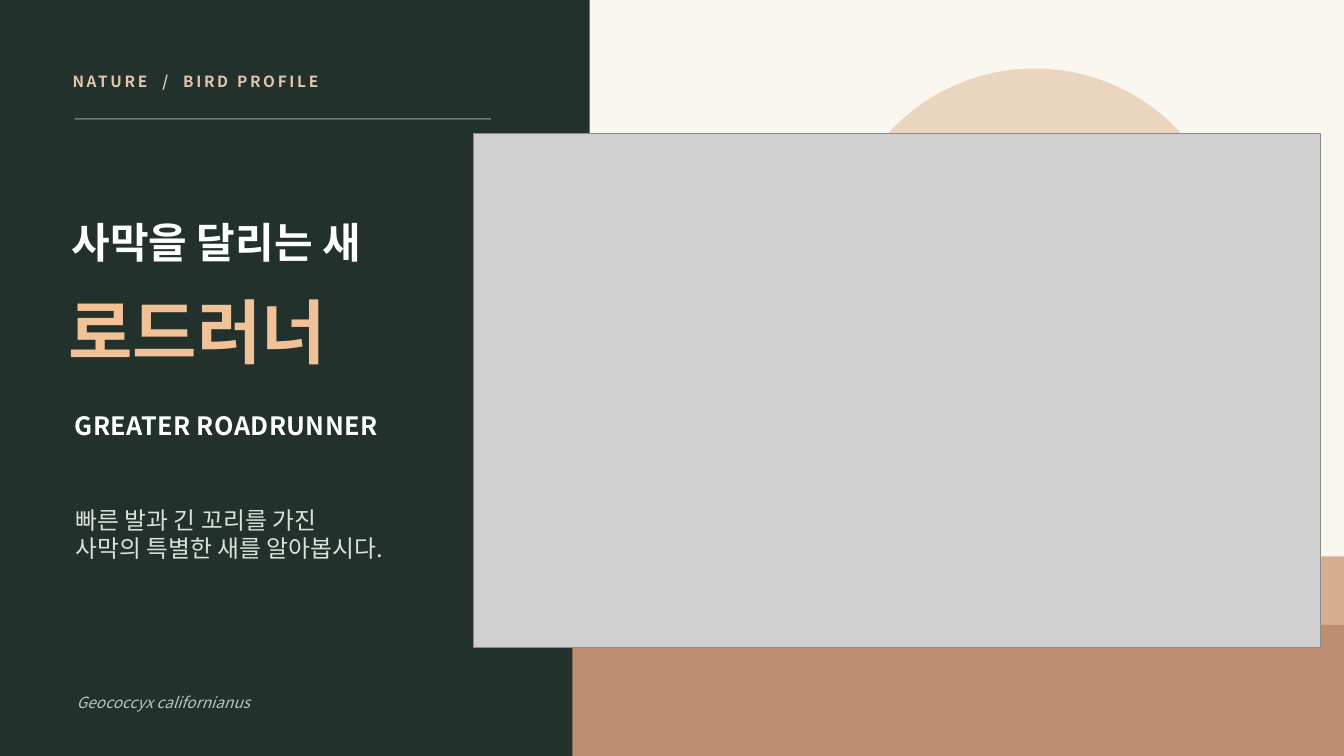
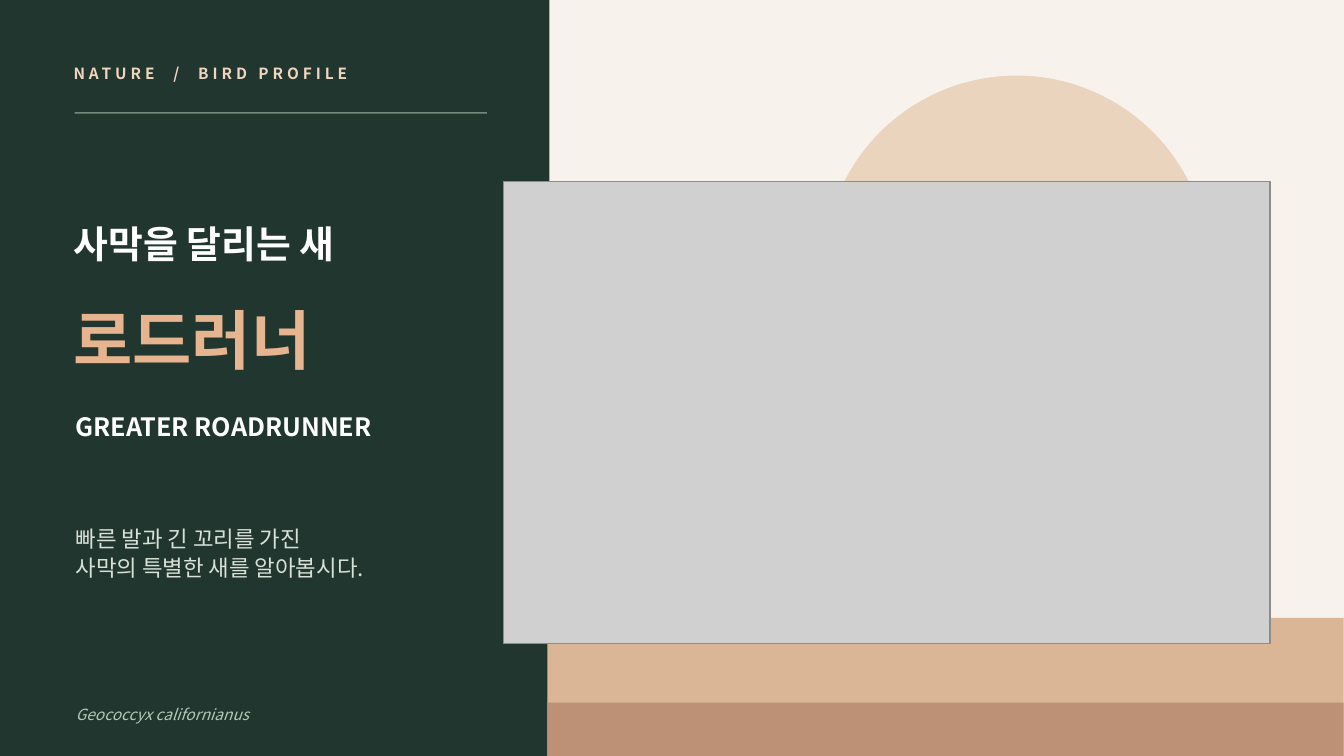
Before and after one commit to najongjine/compbasic, a slide deck: slide 1 of PPT/road_runner.pptx. Drawn at 1344x756 pixels with LibreOffice and Linux fonts; fonts in the diff are those of the drawing; grey boxes stand for pictures. Boxes give left, top, right and bottom in pixels: in the first picture for what was removed or moved away, otherwise in the second. Text is boxed around its words. In the diff, an @@ line names an element or a change of style, - is before the commit and + after.

```diff
--- a/PPT/road_runner.pptx
+++ b/PPT/road_runner.pptx
@@ background #FAF7F0 to #F7F3EC @@
@@ rectangle: place and size @@
-rectangle at <box>0,0,590,756</box>
+rectangle at <box>0,0,549,756</box>
@@ rectangle at <box>0,0,549,756</box>: fill #22312C to #21362E; proportions changed @@
@@ text "NATURE / BIRD PROFILE": place and size @@
-text "NATURE / BIRD PROFILE" at <box>73,66,506,97</box>
+text "NATURE / BIRD PROFILE" at <box>198,67,347,79</box>
@@ text "NATURE / BIRD PROFILE" at <box>198,67,347,79</box>: text colour #E4C6AE to #F0D5BF, letter spacing 1.9 to 2.8 pt; line spacing 1 to 1.1 @@
@@ ellipse: place and size @@
-ellipse at <box>837,69,1233,465</box>
+ellipse at <box>824,76,1210,462</box>
@@ ellipse at <box>824,76,1210,462</box>: fill #EAD6BE to #EAD4BE; proportions changed @@
@@ line moved from (75, 119) - (491, 119) to (75, 113) - (487, 113) @@
@@ line (75, 113) - (487, 113): stroke #6D7C70 1.1 pt to #73897C 1 pt @@
@@ text "사막을 달리는 새" at <box>74,226,334,262</box>: size 30 to 27 pt; line spacing 1 to 1.1 @@
@@ picture: place and size @@
-picture at <box>474,133,1321,647</box>
+picture at <box>504,181,1270,643</box>
@@ text "로드러너" at <box>74,310,311,370</box>: size 50 to 46 pt, text colour #F1C197 to #E6B48E; line spacing 1 to 1.1 @@
@@ text "GREATER ROADRUNNER" at <box>76,417,372,437</box>: letter spacing 0.3 to 0 pt; line spacing 1 to 1.1 @@
@@ text "빠른 발과 긴 꼬리를 가진": place and size @@
-text "빠른 발과 긴 꼬리를 가진" at <box>76,509,384,559</box>
+text "빠른 발과 긴 꼬리를 가진" at <box>76,528,364,578</box>
@@ text "빠른 발과 긴 꼬리를 가진" at <box>76,528,364,578</box>: size 17 to 16 pt, text colour #DBE1D8 to #D8E0D8; line spacing 1 to 1.1 @@
@@ rectangle: place and size @@
-rectangle at <box>574,557,1344,756</box>
+rectangle at <box>547,618,1344,756</box>
@@ rectangle at <box>547,618,1344,756</box>: fill #D5AF8F to #DAB696; proportions changed @@
@@ text "Geococcyx californianus": place and size @@
-text "Geococcyx californianus" at <box>77,695,249,712</box>
+text "Geococcyx californianus" at <box>76,707,248,724</box>
@@ text "Geococcyx californianus" at <box>76,707,248,724</box>: text colour #B9C7BB to #B6C8BA; line spacing 1 to 1.1 @@
@@ rectangle: place and size @@
-rectangle at <box>573,625,1344,756</box>
+rectangle at <box>547,703,1344,756</box>
@@ rectangle at <box>547,703,1344,756</box>: fill #BC8E6F to #BC9176; proportions changed @@
```
Also in this commit, not shown: 9 other slides changed, 1 other file.
